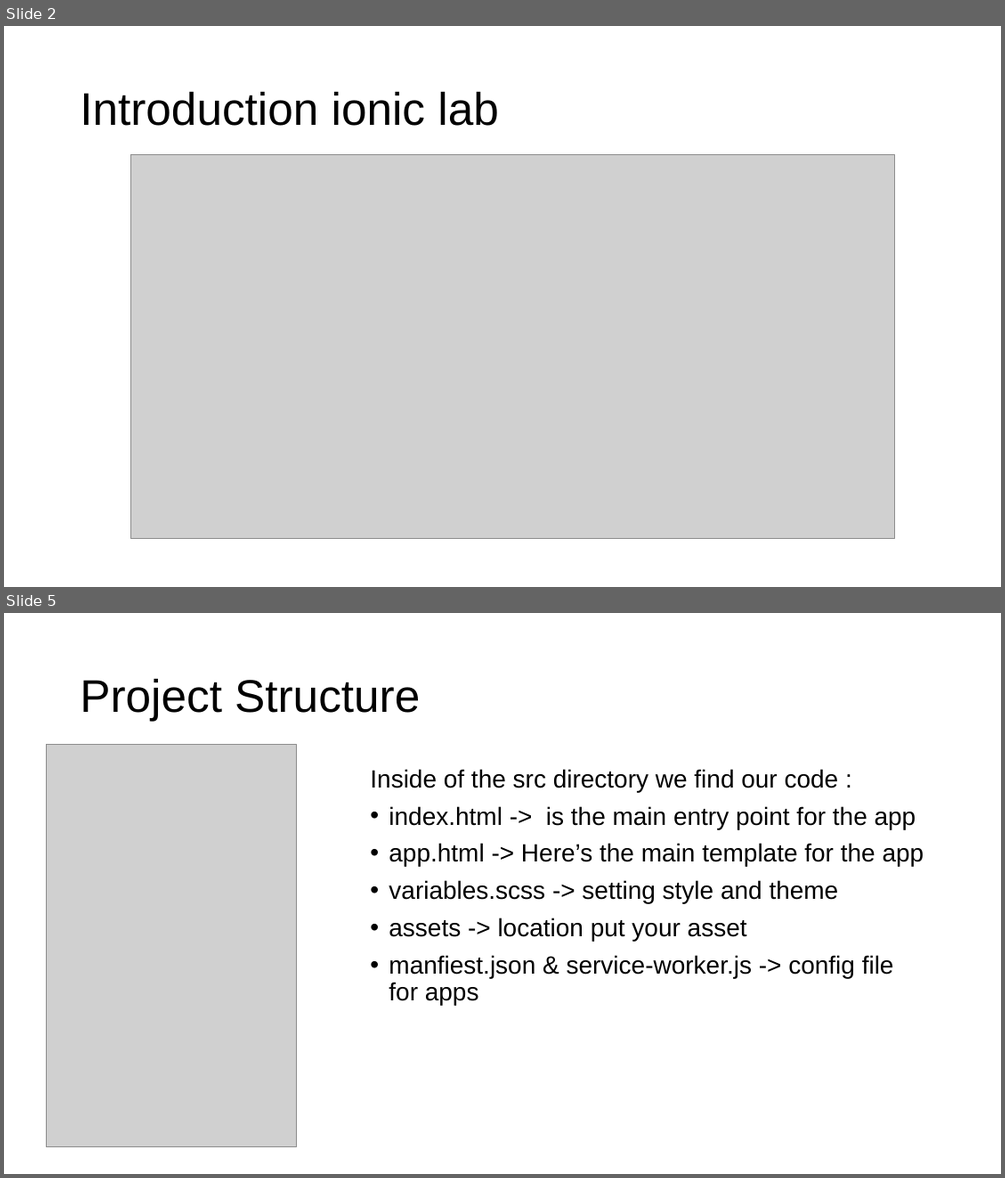
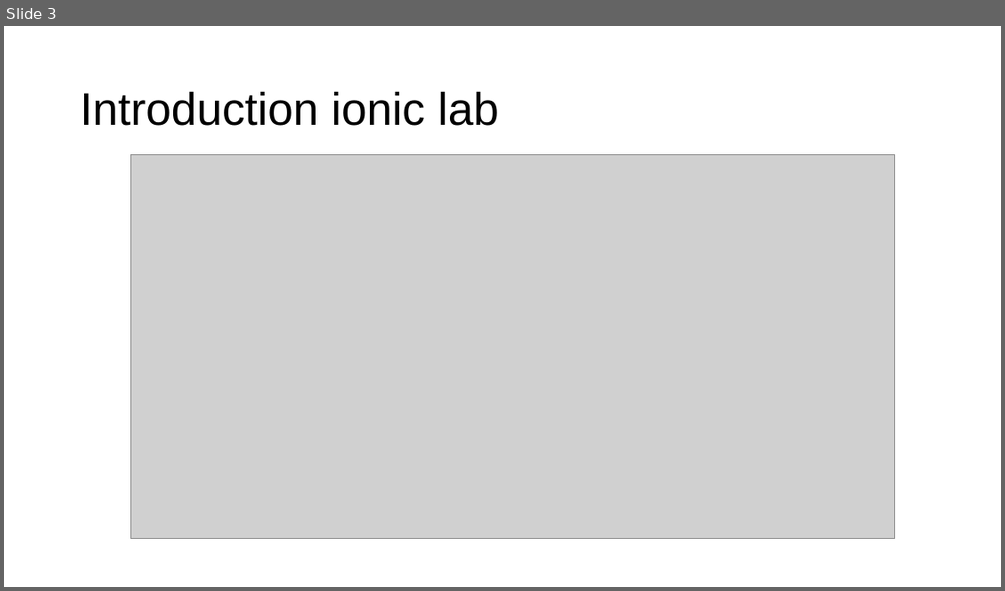
Before and after one commit to fauzisho/ionic-module-learning, a slide deck: 3. Design and Themes/Design and Theme.pptx. Shown one above the other, each under a label of ours: slides 2 and 5 before the commit, slide 3 after it; the slides between them are not shown. The pictures are 1005x1178 and 1005x591 pixels, drawn with LibreOffice and Linux fonts; fonts in the diff are those of the drawing; grey boxes stand for pictures. Boxes give left, top, right and bottom in pixels: in the first picture for what was removed or moved away, otherwise in the second. Text is boxed around its words. In the diff, an @@ line names an element or a change of style, - is before the commit and + after.

```diff
--- a/3. Design and Themes/Design and Theme.pptx
+++ b/3. Design and Themes/Design and Theme.pptx
@@ slide 5 removed at bbox=[4, 613, 1001, 1174], background #FFFFFF @@
@@ title removed at bbox=[80, 678, 420, 721] @@
-Project Structure
@@ picture removed at bbox=[46, 745, 297, 1147] @@
@@ text removed at bbox=[370, 769, 924, 1005] @@
-Inside of the src directory we find our code :
-• index.html -> is the main entry point for the app
-• app.html -> Here’s the main template for the app
-• variables.scss -> setting style and theme
-• assets -> location put your asset
-• manfiest.json & service-worker.js -> config file for apps
@@ what was slide 2 is now slide 3 @@
```
Also in this commit, not shown: 1 slide changed, 5 slides added, 2 other slides removed, 1 other file.
